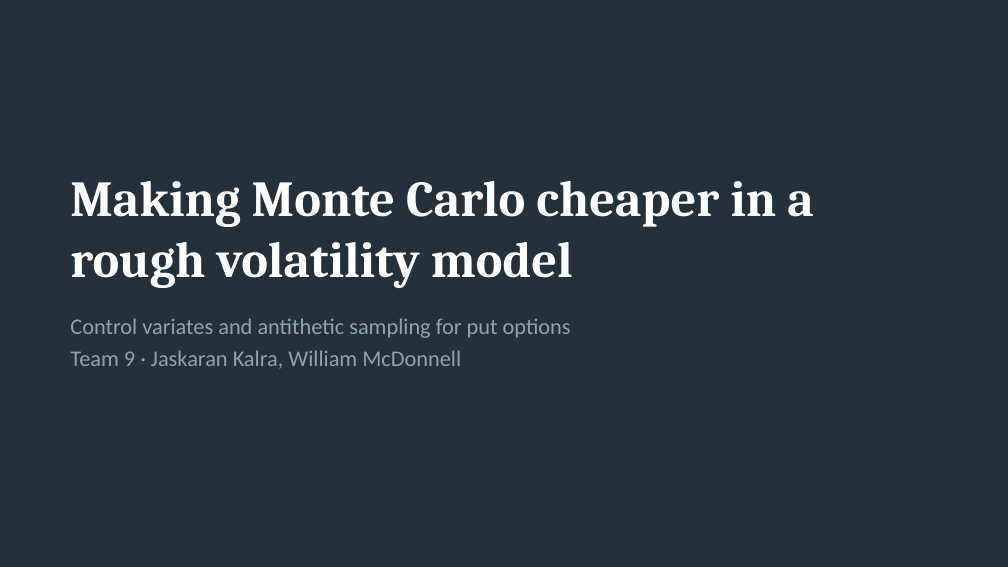
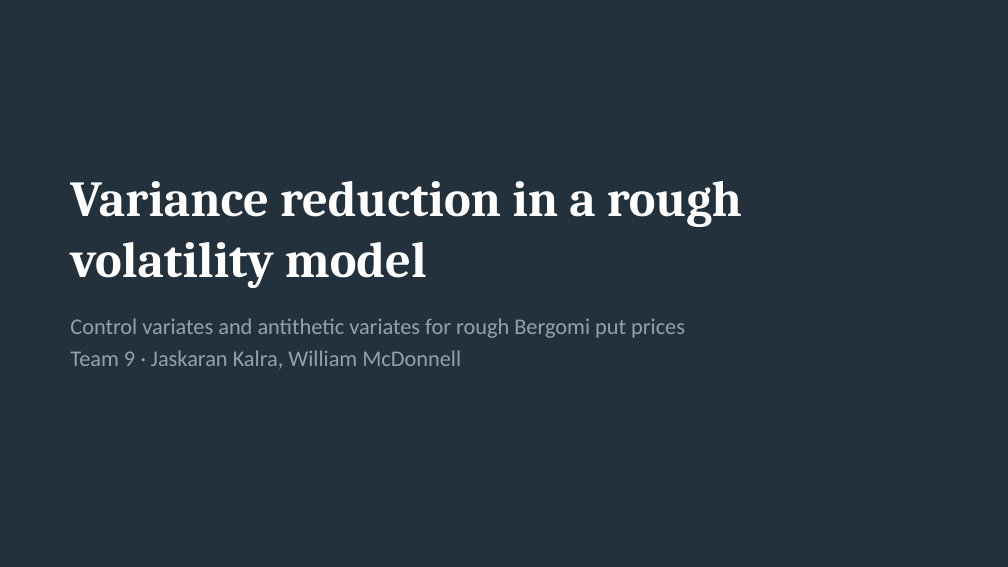
Before and after one commit to karan2615/MTH9821, a slide deck: slide 1 of hw2_slides.pptx. Drawn at 1008x567 pixels with LibreOffice and Linux fonts; fonts in the diff are those of the drawing. Boxes give left, top, right and bottom in pixels: in the first picture for what was removed or moved away, otherwise in the second. Text is boxed around its words. In the diff, an @@ line names an element or a change of style, - is before the commit and + after.

```diff
--- a/hw2_slides.pptx
+++ b/hw2_slides.pptx
@@ title at (x1=70, y1=181, x2=742, y2=288): text changed @@
-Making Monte Carlo cheaper in a rough volatility model
+Variance reduction in a rough volatility model
@@ text at (x1=70, y1=318, x2=685, y2=338): text changed @@
-Control variates and antithetic sampling for put options
+Control variates and antithetic variates for rough Bergomi put prices
```
Also in this commit, not shown: 3 other slides changed, 2 slides added, 2 slides removed.
